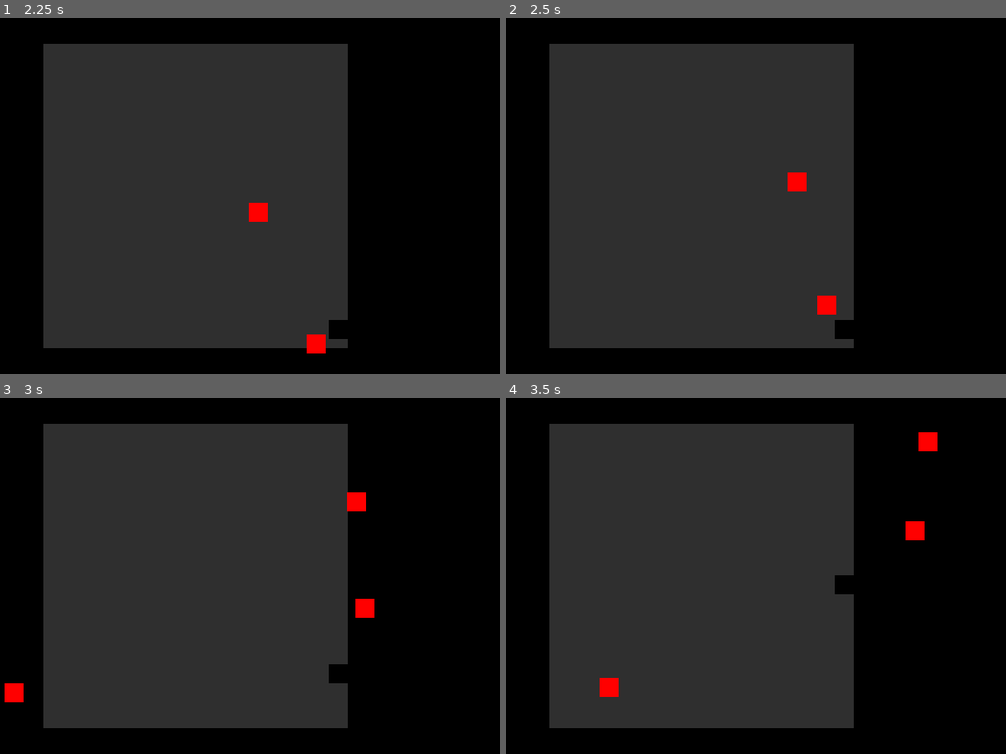
Above: before the commit, frames 1-4 (two rows, left to right).
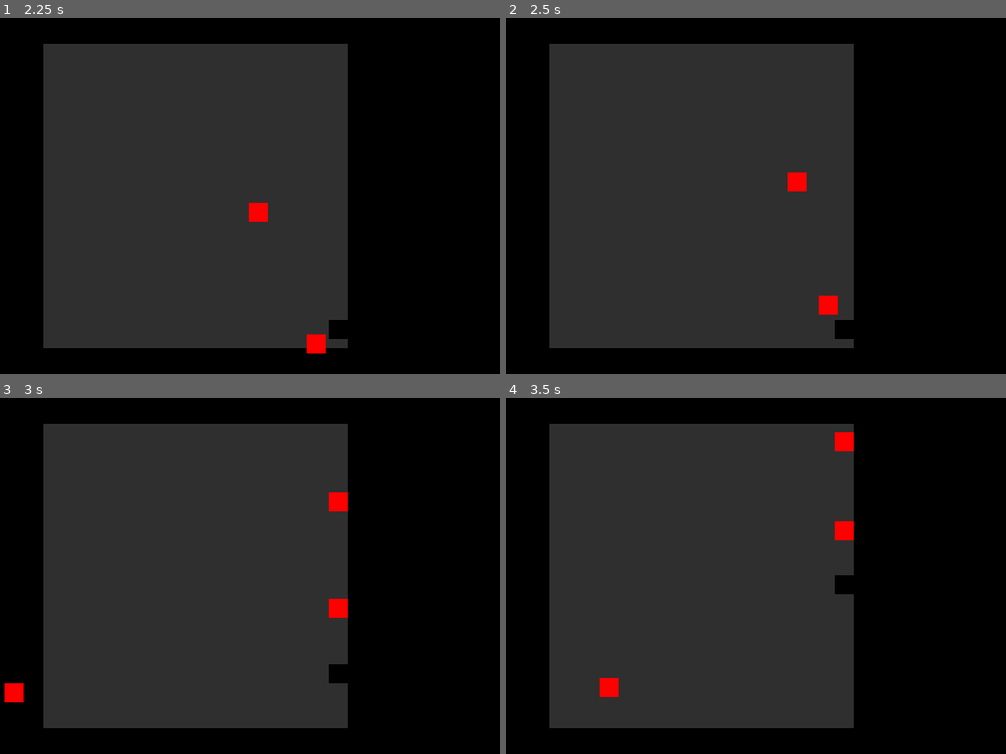
Above: after the commit, the same moments.

Repository: mariothedog/Dodge-and-Explode-
Game: Godot game, scene res://Levels/Endless Level.tscn
Same seed, same stepped clock (60 frames per second), same inputs: the game is played once before the commit and once after it.
Inputs:
- Up to frame 1 (2.25 s): tap Enter at 0.5 s; hold D (move_right) 0.53-1.28 s; hold S (move_down) 1.28-2.03 s; hold D (move_right) from 2.03 s (still down)
- Up to frame 2 (2.5 s): keep holding D (move_right)
- Up to frame 3 (3 s): release D (move_right) at 2.78 s; hold W (move_up) from 2.78 s (still down)
- Up to frame 4 (3.5 s): keep holding W (move_up)

Frame 1 is identical in both runs. In frame 2, less than 0.1% of the frame differs, in the area x 62-67%, y 77-84%; in frame 3, 0.8%; in frame 4, 0.8%, in the area x 65-87%, y 9-40%.

Commit message:
Allowed enemies to collide with walls after entering the visible area.

Diff:
--- a/Enemies/Enemy.gd
+++ b/Enemies/Enemy.gd
@@ -5,6 +5,9 @@
 var velocity = Vector2()
 
 var target_dir
+
+func _ready():
+	$CollisionShape2D.set_deferred("disabled", true)
 
 func _physics_process(_delta):
 	movement()
@@ -16,3 +19,6 @@
 
 func set_target_dir(target_pos):
 	target_dir = position.direction_to(target_pos)
+
+func _on_Tile_Collision_Enabler_body_exited(_body):
+	$CollisionShape2D.set_deferred("disabled", false)
--- a/Enemies/Enemy.tscn
+++ b/Enemies/Enemy.tscn
@@ -7,7 +7,7 @@
 
 [node name="Enemy" type="KinematicBody2D"]
 collision_layer = 4
-collision_mask = 2
+collision_mask = 3
 script = ExtResource( 1 )
 
 [node name="ColorRect" type="ColorRect" parent="."]
@@ -23,3 +23,10 @@
 
 [node name="CollisionShape2D" type="CollisionShape2D" parent="."]
 shape = SubResource( 1 )
+
+[node name="Tile Collision Enabler" type="Area2D" parent="."]
+collision_layer = 0
+
+[node name="CollisionShape2D" type="CollisionShape2D" parent="Tile Collision Enabler"]
+shape = SubResource( 1 )
+[connection signal="body_exited" from="Tile Collision Enabler" to="." method="_on_Tile_Collision_Enabler_body_exited"]
--- a/Levels/Endless Level.tscn
+++ b/Levels/Endless Level.tscn
@@ -48,7 +48,7 @@
 
 [node name="TileMap" type="TileMap" parent="."]
 tile_set = SubResource( 2 )
-collision_mask = 2
+collision_mask = 6
 format = 1
 tile_data = PoolIntArray( -262152, 0, 0, -262151, 0, 0, -262150, 0, 0, -262149, 0, 0, -262148, 0, 0, -262147, 0, 0, -26 …(1243 unchanged characters)…
 
